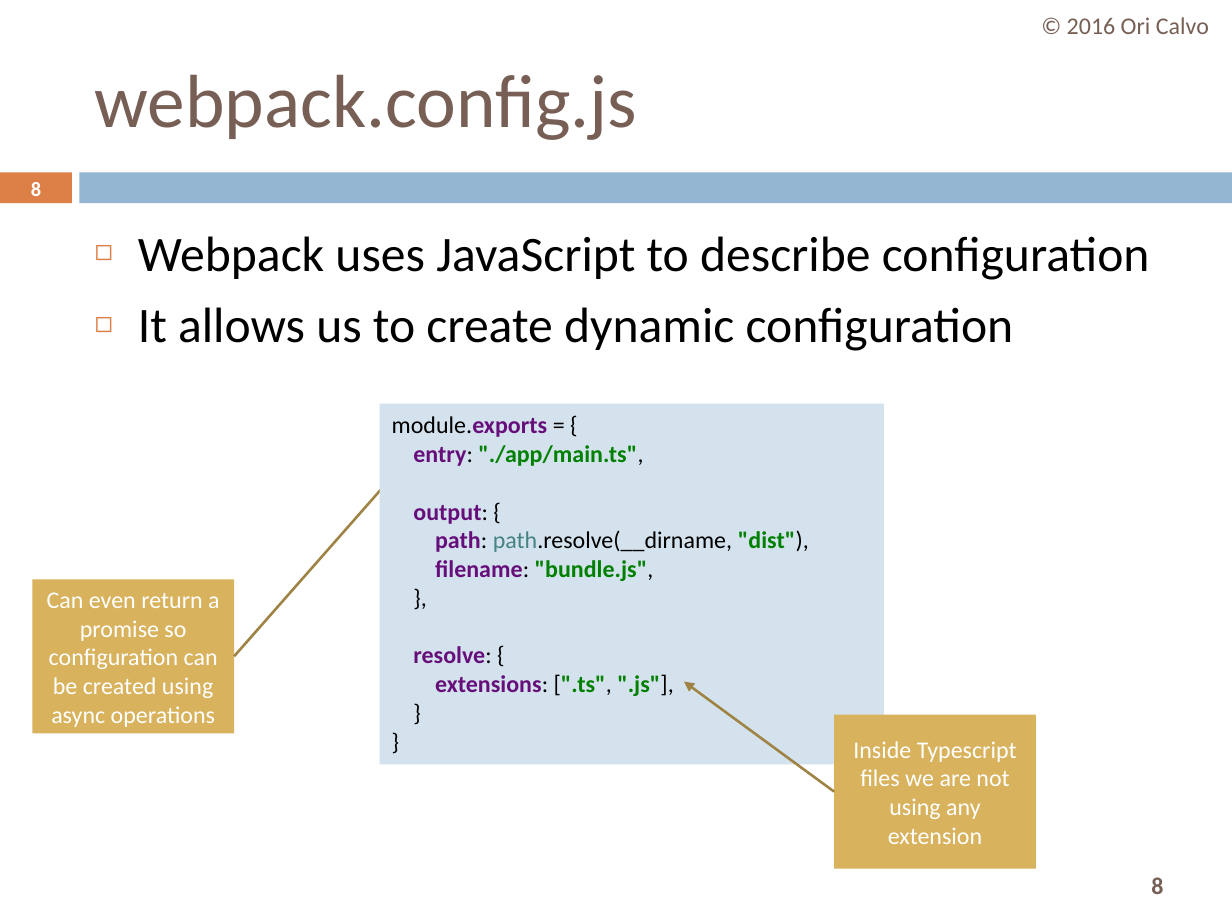
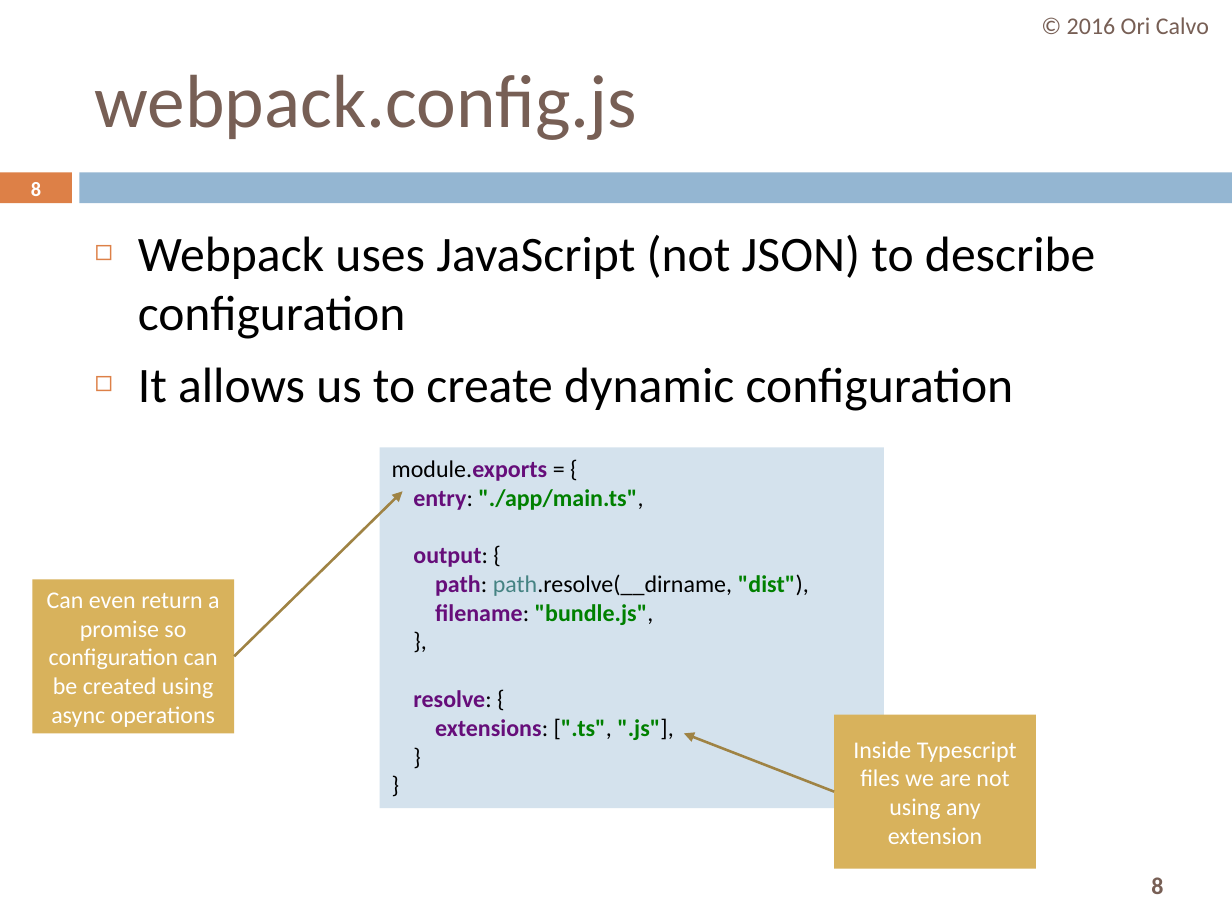
Before and after one commit to oricalvo/course-angular, a slide deck: slide 8 of PPTs/01 Build & Setup.pptx. Drawn at 1232x924 pixels with LibreOffice and Linux fonts; fonts in the diff are those of the drawing. Boxes give left, top, right and bottom in pixels: in the first picture for what was removed or moved away, otherwise in the second. Text is boxed around its words. In the diff, an @@ line names an element or a change of style, - is before the commit and + after.

```diff
--- a/PPTs/01 Build & Setup.pptx
+++ b/PPTs/01 Build & Setup.pptx
@@ text at <box>138,235,1095,339</box>: text changed @@
-◻ Webpack uses JavaScript to describe configuration
+◻ Webpack uses JavaScript (not JSON) to describe configuration
@@ rectangle "module.exports = { entry: "./app/main.ts", ...": place and size @@
-rectangle "module.exports = { entry: "./app/main.ts", ..." at <box>379,404,883,765</box>
+rectangle "module.exports = { entry: "./app/main.ts", ..." at <box>379,447,883,808</box>
@@ arrow moved from (234, 657) - (423, 444) to (234, 657) - (403, 492) @@
@@ arrow moved from (834, 792) - (684, 681) to (834, 792) - (684, 733) @@
```
Also in this commit, not shown: 12 other slides changed, 3 slides added, 16 other files.
